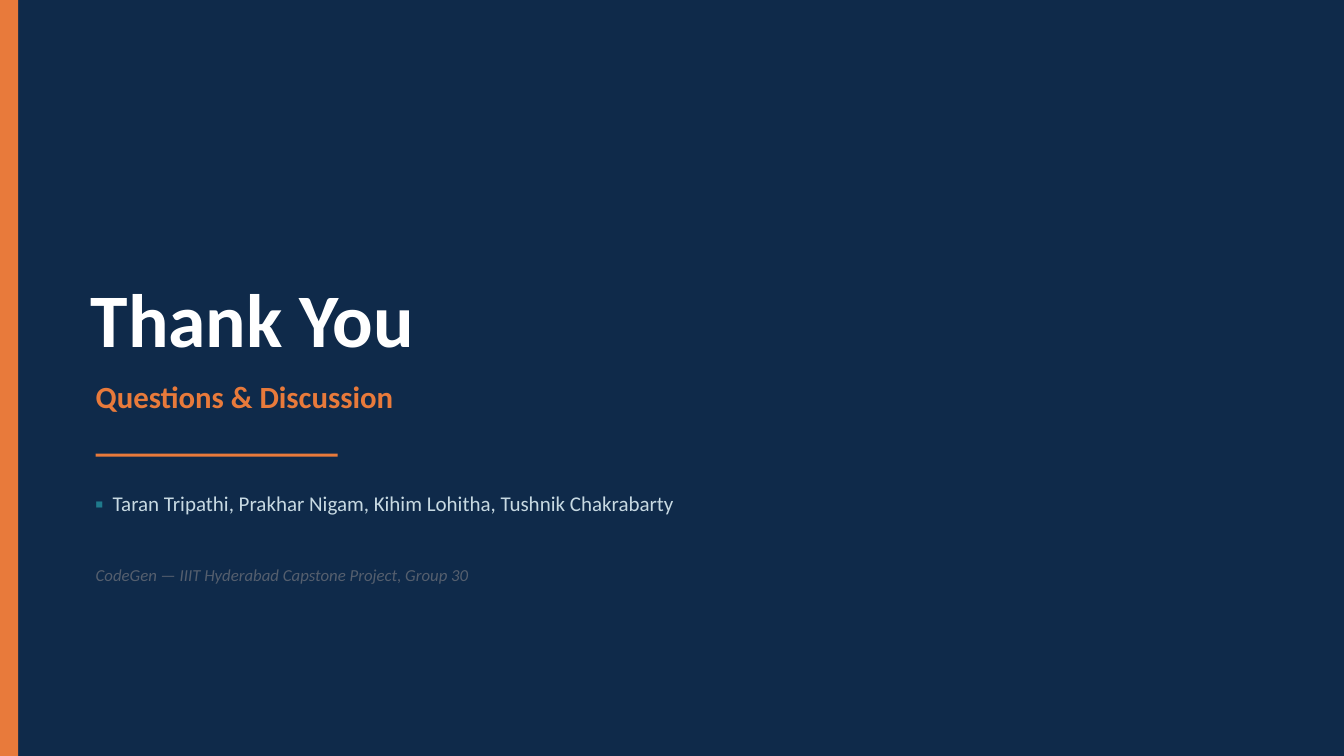
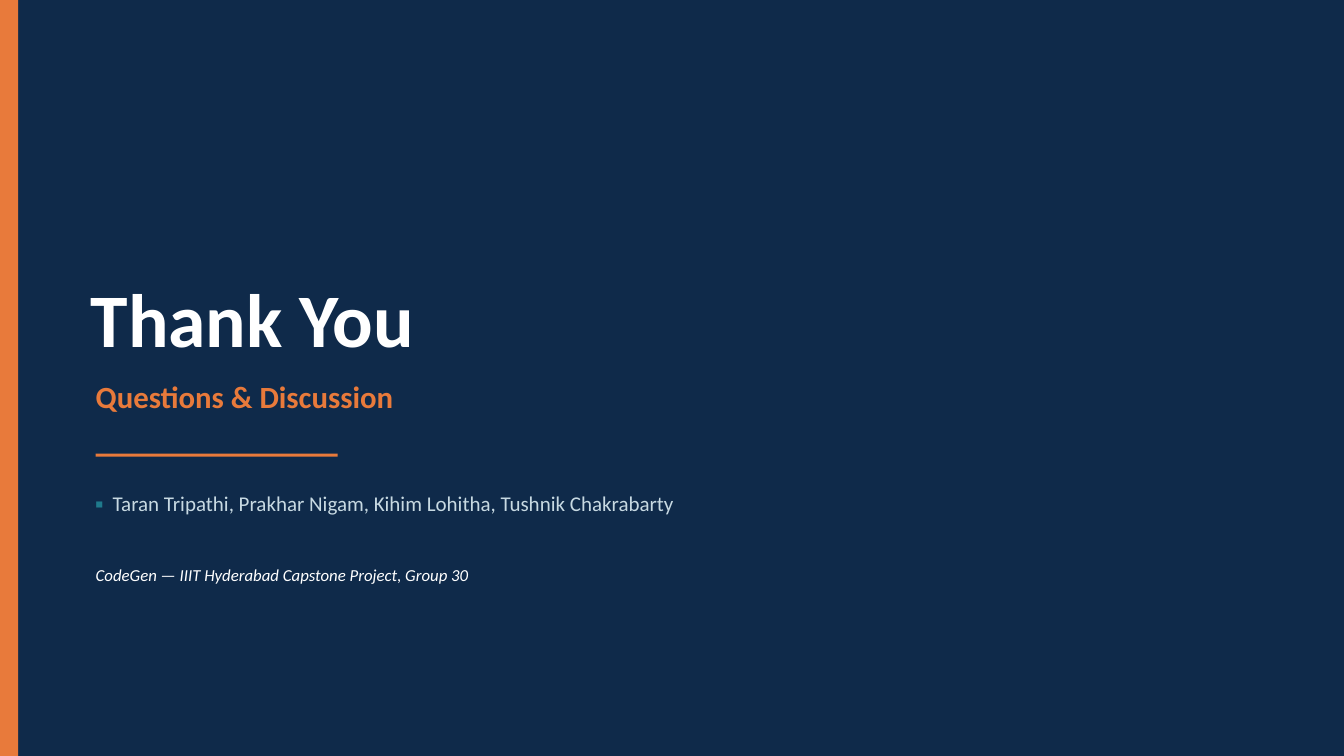
Before and after one commit to nayanjha16/CodeGen-Implementations-May_26, a slide deck: slide 13 of Group-30/Presentation/Group30-CodeGen-Capstone-Presentation_Final.pptx. Drawn at 1344x756 pixels with LibreOffice and Linux fonts; fonts in the diff are those of the drawing. Boxes give left, top, right and bottom in pixels: in the first picture for what was removed or moved away, otherwise in the second. Text is boxed around its words. In the diff, an @@ line names an element or a change of style, - is before the commit and + after.

```diff
--- a/Group-30/Presentation/Group30-CodeGen-Capstone-Presentation_Final.pptx
+++ b/Group-30/Presentation/Group30-CodeGen-Capstone-Presentation_Final.pptx
@@ text "CodeGen — IIIT Hyderabad Capstone ..." at bbox=[96, 569, 468, 584]: text colour #555F6E to #FFFFFF @@
```
Also in this commit, not shown: 10 other slides changed, 1 other file.
